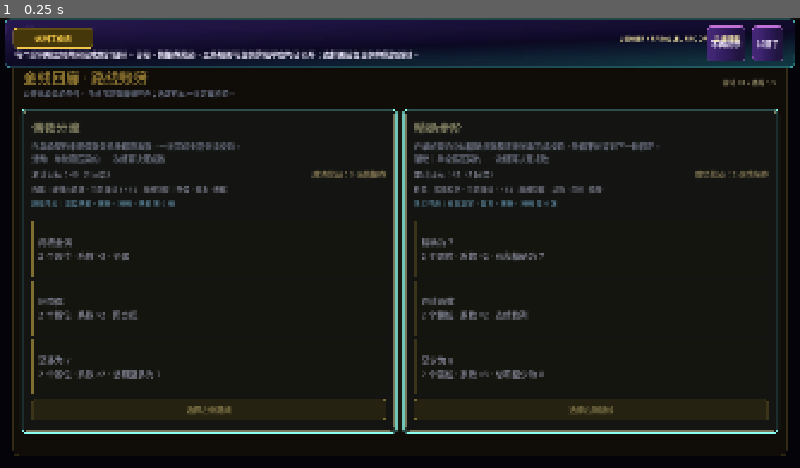
Above: before the commit, frame 1.
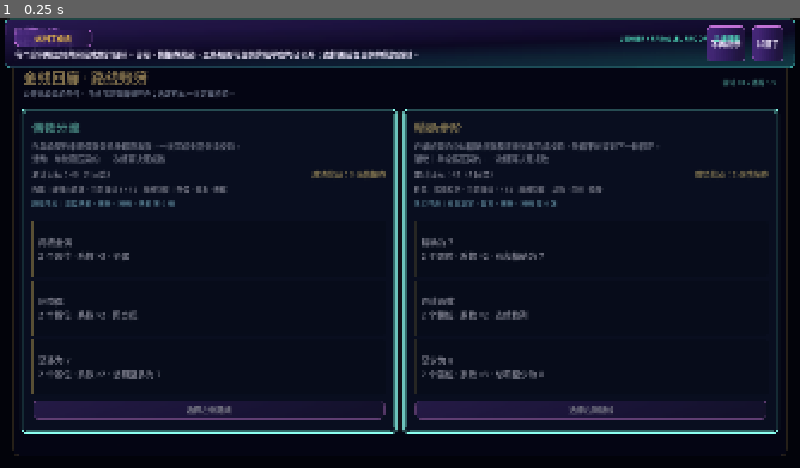
Above: after the commit, the same moment.

Repository: ljq0421/ProjectJoker
Game: Godot game, scene res://scenes/run/gold_corridor_run_screen.tscn
The game is run twice, just before and just after one commit, with the same random seed, the same clock (stepped at 60 frames per second) and the same inputs. This scene is started directly instead of the project's main scene.
Inputs:
- Up to frame 1 (0.25 s): no input

The runs differ from the first frame. In frame 1, 6.0% of the frame differs, in the area x 1-97%, y 2-92%.

Commit message:
revert: restore shared purple region theme
Reverts palette commit 944edc2b3dc2bcf61a79bd888e4050a6faf32a8d.

Diff:
--- a/scripts/ui/area_presentation_catalog.gd
+++ b/scripts/ui/area_presentation_catalog.gd
@@ -3,11 +3,9 @@
 
 const PRESENTATIONS := {
 	&"gold_corridor": {
-		"primary": Color("#ffd34e"),
-		"secondary": Color("#fff1ad"),
-		"background": Color("#151002"),
-		"surface": Color("#2b2207"),
-		"surface_raised": Color("#46370b"),
+		"primary": Color("#e7b84b"),
+		"secondary": Color("#55e7c5"),
+		"background": Color("#07121c"),
 		"pattern": &"parallel_ledger",
 		"sigil": &"abacus",
 		"eyebrow": "LEDGER / PARALLEL PROOF",
@@ -21,9 +19,7 @@
 	&"mirror_hall": {
 		"primary": Color("#79d8ff"),
 		"secondary": Color("#b57aff"),
-		"background": Color("#05091d"),
-		"surface": Color("#0d1732"),
-		"surface_raised": Color("#14264a"),
+		"background": Color("#090b24"),
 		"pattern": &"mirror_axis",
 		"sigil": &"mirror",
 		"eyebrow": "REFLECTION / REVERSE ORDER",
@@ -35,11 +31,9 @@
 		"directive_title": "反照法则",
 	},
 	&"faceless_hub": {
-		"primary": Color("#52e68c"),
-		"secondary": Color("#b7f7c9"),
-		"background": Color("#04110b"),
-		"surface": Color("#0b2417"),
-		"surface_raised": Color("#123b27"),
+		"primary": Color("#ff71b7"),
+		"secondary": Color("#65eedb"),
+		"background": Color("#15091d"),
 		"pattern": &"three_nodes",
 		"sigil": &"faceless",
 		"eyebrow": "PROTOCOL / THREE OPEN SEATS",
--- a/scripts/ui/area_run_screen.gd
+++ b/scripts/ui/area_run_screen.gd
@@ -4,8 +4,6 @@
 const AreaPresentation = preload(
 	"res://scripts/ui/area_presentation_catalog.gd"
 )
-const AreaThemeFactory = preload("res://scripts/ui/area_theme_factory.gd")
-const BASE_THEME = preload("res://resources/themes/neon_dream_theme.tres")
 
 signal expedition_checkpoint_reached(snapshot: Dictionary)
 signal expedition_failed(reason: String)
@@ -140,13 +138,6 @@
 	var presentation: Dictionary = AreaPresentation.new().find(area.id)
 	if presentation.is_empty():
 		return
-	var area_theme := AreaThemeFactory.build(BASE_THEME, presentation)
-	theme = area_theme
-	var settings_button := get_node_or_null(
-		"SettingsLayer/SettingsRoot/SettingsButton"
-	) as Button
-	if settings_button != null:
-		settings_button.theme = area_theme
 	area_chrome_label.text = "%s　%s" % [
 		presentation["eyebrow"],
 		area.display_name,
--- a/scripts/ui/area_theme_factory.gd
+++ /dev/null
@@ -1,85 +0,0 @@
-class_name AreaThemeFactory
-extends RefCounted
-
-static func build(base_theme: Theme, presentation: Dictionary) -> Theme:
-	var themed := base_theme.duplicate(true) as Theme
-	var primary: Color = presentation["primary"]
-	var secondary: Color = presentation["secondary"]
-	var surface: Color = presentation["surface"]
-	var surface_raised: Color = presentation["surface_raised"]
-
-	themed.set_stylebox(
-		"normal",
-		"Button",
-		_button_style(surface_raised, Color(primary, 0.86), 1)
-	)
-	themed.set_stylebox(
-		"hover",
-		"Button",
-		_button_style(surface_raised.lightened(0.1), secondary, 2)
-	)
-	themed.set_stylebox(
-		"pressed",
-		"Button",
-		_button_style(primary.darkened(0.62), primary.lightened(0.18), 2)
-	)
-	themed.set_stylebox(
-		"disabled",
-		"Button",
-		_button_style(surface.darkened(0.08), Color(primary, 0.24), 1)
-	)
-	themed.set_stylebox("focus", "Button", _focus_style(secondary))
-	themed.set_stylebox(
-		"panel",
-		"PanelContainer",
-		_panel_style(surface, Color(secondary, 0.54))
-	)
-	themed.set_color("font_color", "Button", primary.lightened(0.22))
-	themed.set_color("font_hover_color", "Button", Color.WHITE)
-	themed.set_color("font_pressed_color", "Button", Color.WHITE)
-	themed.set_color(
-		"font_disabled_color",
-		"Button",
-		Color(primary.lightened(0.08), 0.42)
-	)
-	return themed
-
-static func _button_style(
-	background: Color,
-	border: Color,
-	border_width: int
-) -> StyleBoxFlat:
-	var style := StyleBoxFlat.new()
-	style.bg_color = background
-	style.border_color = border
-	style.set_border_width_all(border_width)
-	style.set_corner_radius_all(7)
-	style.content_margin_left = 14.0
-	style.content_margin_top = 9.0
-	style.content_margin_right = 14.0
-	style.content_margin_bottom = 9.0
-	return style
-
-static func _panel_style(background: Color, border: Color) -> StyleBoxFlat:
-	var style := StyleBoxFlat.new()
-	style.bg_color = background
-	style.border_color = border
-	style.set_border_width_all(1)
-	style.set_corner_radius_all(8)
-	style.content_margin_left = 16.0
-	style.content_margin_top = 14.0
-	style.content_margin_right = 16.0
-	style.content_margin_bottom = 14.0
-	return style
-
-static func _focus_style(color: Color) -> StyleBoxFlat:
-	var style := StyleBoxFlat.new()
-	style.draw_center = false
-	style.border_color = color
-	style.set_border_width_all(2)
-	style.set_corner_radius_all(8)
-	style.expand_margin_left = 2.0
-	style.expand_margin_top = 2.0
-	style.expand_margin_right = 2.0
-	style.expand_margin_bottom = 2.0
-	return style
--- a/scripts/ui/route_choice_panel.gd
+++ b/scripts/ui/route_choice_panel.gd
@@ -6,8 +6,6 @@
 const AreaPresentation = preload(
 	"res://scripts/ui/area_presentation_catalog.gd"
 )
-const AreaThemeFactory = preload("res://scripts/ui/area_theme_factory.gd")
-const BASE_THEME = preload("res://resources/themes/neon_dream_theme.tres")
 
 var _open_tween: Tween
 
@@ -44,7 +42,7 @@
 		presentation.get("route_code", "未知区域"),
 		route_index + 1,
 	]
-	_apply_area_presentation(presentation)
+	%RouteInstruction.text = presentation["route_instruction"]
 	_bind_route("Left", left, deck_ids, card_catalog, challenge_ids)
 	_bind_route("Right", right, deck_ids, card_catalog, challenge_ids)
 	%LeftRouteButton.set_meta("room_id", left.id)
@@ -54,52 +52,6 @@
 	mouse_filter = Control.MOUSE_FILTER_STOP
 	call_deferred("_play_open_motion")
 	return true
-
-func _apply_area_presentation(presentation: Dictionary) -> void:
-	if presentation.is_empty():
-		return
-	var primary: Color = presentation["primary"]
-	var secondary: Color = presentation["secondary"]
-	var background: Color = presentation["background"]
-	theme = AreaThemeFactory.build(BASE_THEME, presentation)
-	%RouteTitle.add_theme_color_override("font_color", primary)
-	%RouteInstruction.text = presentation["route_instruction"]
-	%LedgerMark.add_theme_color_override("font_color", secondary)
-	$SafeArea/RouteLedger/LedgerColumn/HeaderRule.color = Color(primary, 0.72)
-	_retheme_panel(%RouteLedger, primary, background.lightened(0.025))
-	var route_pages := [
-		$SafeArea/RouteLedger/LedgerColumn/RoutePages/LeftRoutePage,
-		$SafeArea/RouteLedger/LedgerColumn/RoutePages/RightRoutePage,
-	]
-	for route_page in route_pages:
-		_retheme_panel(route_page, secondary, background.lightened(0.055))
-	var lane_panels := [
-		%LeftLaneOne.get_parent(),
-		%LeftLaneTwo.get_parent(),
-		%LeftLaneThree.get_parent(),
-		%RightLaneOne.get_parent(),
-		%RightLaneTwo.get_parent(),
-		%RightLaneThree.get_parent(),
-	]
-	for lane_panel in lane_panels:
-		_retheme_panel(lane_panel, primary, presentation["surface"].darkened(0.18))
-	for route_name in [%LeftRouteName, %RightRouteName]:
-		route_name.add_theme_color_override("font_color", secondary)
-	for button in [%LeftRouteButton, %RightRouteButton]:
-		button.add_theme_color_override("font_color", primary.lightened(0.26))
-
-func _retheme_panel(
-	panel: PanelContainer,
-	border_color: Color,
-	background_color: Color
-) -> void:
-	var current := panel.get_theme_stylebox("panel") as StyleBoxFlat
-	if current == null:
-		return
-	var themed := current.duplicate() as StyleBoxFlat
-	themed.border_color = border_color
-	themed.bg_color = background_color
-	panel.add_theme_stylebox_override("panel", themed)
 
 func _play_open_motion() -> void:
 	var ledger := %RouteLedger as Control
--- a/scripts/ui/shop/shop_screen.gd
+++ b/scripts/ui/shop/shop_screen.gd
@@ -10,8 +10,6 @@
 const AreaPresentation = preload(
 	"res://scripts/ui/area_presentation_catalog.gd"
 )
-const AreaThemeFactory = preload("res://scripts/ui/area_theme_factory.gd")
-const BASE_THEME = preload("res://resources/themes/neon_dream_theme.tres")
 
 @export var content_top_inset := 0.0
 
@@ -52,13 +50,6 @@
 	var presentation: Dictionary = AreaPresentation.new().find(area_id)
 	if presentation.is_empty():
 		return
-	var area_theme := AreaThemeFactory.build(BASE_THEME, presentation)
-	theme = area_theme
-	var settings_button := get_node_or_null(
-		"SettingsLayer/SettingsRoot/SettingsButton"
-	) as Button
-	if settings_button != null:
-		settings_button.theme = area_theme
 	background.color = presentation["background"]
 	area_identity_bar.color = presentation["primary"]
 	area_stage_label.text = "%s / %s" % [
--- a/scripts/ui/single_encounter_screen.gd
+++ b/scripts/ui/single_encounter_screen.gd
@@ -15,8 +15,6 @@
 const AreaPresentation = preload(
 	"res://scripts/ui/area_presentation_catalog.gd"
 )
-const AreaThemeFactory = preload("res://scripts/ui/area_theme_factory.gd")
-const BASE_THEME = preload("res://resources/themes/neon_dream_theme.tres")
 
 @export var tutorial_auto_start: bool = true
 @export var tutorial_config_path: String = "user://onboarding.cfg"
@@ -147,13 +145,6 @@
 	if presentation.is_empty():
 		return
 	_area_id = area_id
-	var area_theme := AreaThemeFactory.build(BASE_THEME, presentation)
-	theme = area_theme
-	var settings_button := get_node_or_null(
-		"SettingsLayer/SettingsRoot/SettingsButton"
-	) as Button
-	if settings_button != null:
-		settings_button.theme = area_theme
 	background.color = presentation["background"]
 	area_identity_bar.color = presentation["primary"]
 	area_label.add_theme_color_override("font_color", presentation["secondary"])
@@ -164,19 +155,7 @@
 	area_atmosphere.configure(area_id)
 	dealer_sigil.configure(area_id)
 	%AreaDirectivePanel.visible = true
-	%AreaDirectiveAccent.color = presentation["primary"]
 	%AreaDirectiveTitle.text = presentation["directive_title"]
-	var directive_style := %AreaDirectivePanel.get_theme_stylebox(
-		"panel"
-	) as StyleBoxFlat
-	if directive_style != null:
-		var themed_directive := directive_style.duplicate() as StyleBoxFlat
-		themed_directive.border_color = Color(presentation["primary"], 0.82)
-		themed_directive.bg_color = presentation["background"].lightened(0.055)
-		%AreaDirectivePanel.add_theme_stylebox_override(
-			"panel",
-			themed_directive
-		)
 
 func bind_dealer(dealer: DealerDefinition) -> void:
 	dealer_definition = dealer
--- a/tests/area_presentation_catalog_test.gd
+++ b/tests/area_presentation_catalog_test.gd
@@ -16,8 +16,6 @@
 			"primary",
 			"secondary",
 			"background",
-			"surface",
-			"surface_raised",
 			"pattern",
 			"sigil",
 			"eyebrow",
@@ -56,11 +54,3 @@
 		"无名协议",
 		"faceless ordinary rooms should have a non-dealer identity"
 	)
-	var gold_palette: Dictionary = catalog.find(&"gold_corridor")
-	assert_equal(gold_palette.primary, Color("#ffd34e"), "gold should use contract yellow")
-	assert_equal(gold_palette.secondary, Color("#fff1ad"), "gold should use ivory copy accents")
-	assert_equal(gold_palette.background, Color("#151002"), "gold should use a warm near-black")
-	var faceless_palette: Dictionary = catalog.find(&"faceless_hub")
-	assert_equal(faceless_palette.primary, Color("#52e68c"), "faceless should use terminal green")
-	assert_equal(faceless_palette.secondary, Color("#b7f7c9"), "faceless should use pale protocol green")
-	assert_equal(faceless_palette.background, Color("#04110b"), "faceless should use ink green-black")
--- a/tests/area_theme_factory_test.gd
+++ /dev/null
@@ -1,41 +0,0 @@
-extends "res://tests/test_case.gd"
-
-const FACTORY_PATH := "res://scripts/ui/area_theme_factory.gd"
-const BASE_THEME := preload("res://resources/themes/neon_dream_theme.tres")
-const PRESENTATIONS := preload("res://scripts/ui/area_presentation_catalog.gd")
-
-func run() -> void:
-	var factory_script := load(FACTORY_PATH)
-	assert_true(factory_script != null, "area theme factory should exist")
-	if factory_script == null:
-		return
-	var button_surfaces: Dictionary = {}
-	var panel_surfaces: Dictionary = {}
-	for area_id in [&"gold_corridor", &"mirror_hall", &"faceless_hub"]:
-		var presentation: Dictionary = PRESENTATIONS.new().find(area_id)
-		for key in ["surface", "surface_raised"]:
-			assert_true(
-				presentation.has(key),
-				"%s should define %s" % [area_id, key]
-			)
-		var themed: Theme = factory_script.build(BASE_THEME, presentation)
-		var button_style := themed.get_stylebox("normal", "Button") as StyleBoxFlat
-		var panel_style := themed.get_stylebox("panel", "PanelContainer") as StyleBoxFlat
-		assert_true(button_style != null, "%s buttons should use a flat area surface" % area_id)
-		assert_true(panel_style != null, "%s panels should use a flat area surface" % area_id)
-		if button_style != null:
-			assert_equal(
-				button_style.bg_color,
-				presentation["surface_raised"],
-				"%s button surface should follow its area palette" % area_id
-			)
-			button_surfaces[button_style.bg_color] = true
-		if panel_style != null:
-			assert_equal(
-				panel_style.bg_color,
-				presentation["surface"],
-				"%s panel surface should follow its area palette" % area_id
-			)
-			panel_surfaces[panel_style.bg_color] = true
-	assert_equal(button_surfaces.size(), 3, "all three button surfaces should be distinct")
-	assert_equal(panel_surfaces.size(), 3, "all three panel surfaces should be distinct")
--- a/tests/gold_corridor_ui_contract_test.gd
+++ b/tests/gold_corridor_ui_contract_test.gd
@@ -135,16 +135,6 @@
 		"三轮反照" in panel.get_node("%RouteInstruction").text,
 		"mirror route instruction should disclose the reflection structure"
 	)
-	var mirror_ledger_style := panel.get_node(
-		"%RouteLedger"
-	).get_theme_stylebox("panel") as StyleBoxFlat
-	assert_equal(
-		mirror_ledger_style.border_color,
-		preload("res://scripts/ui/area_presentation_catalog.gd").new()
-			.find(&"mirror_hall").primary,
-		"route ledger border should use the bound area's primary color"
-	)
-
 	var faceless_area := AreaCatalog.new().faceless_hub()
 	assert_true(
 		panel.bind_routes(
Not shown, removed: scripts/ui/area_theme_factory.gd.uid
Not shown, removed: tests/area_theme_factory_test.gd.uid
